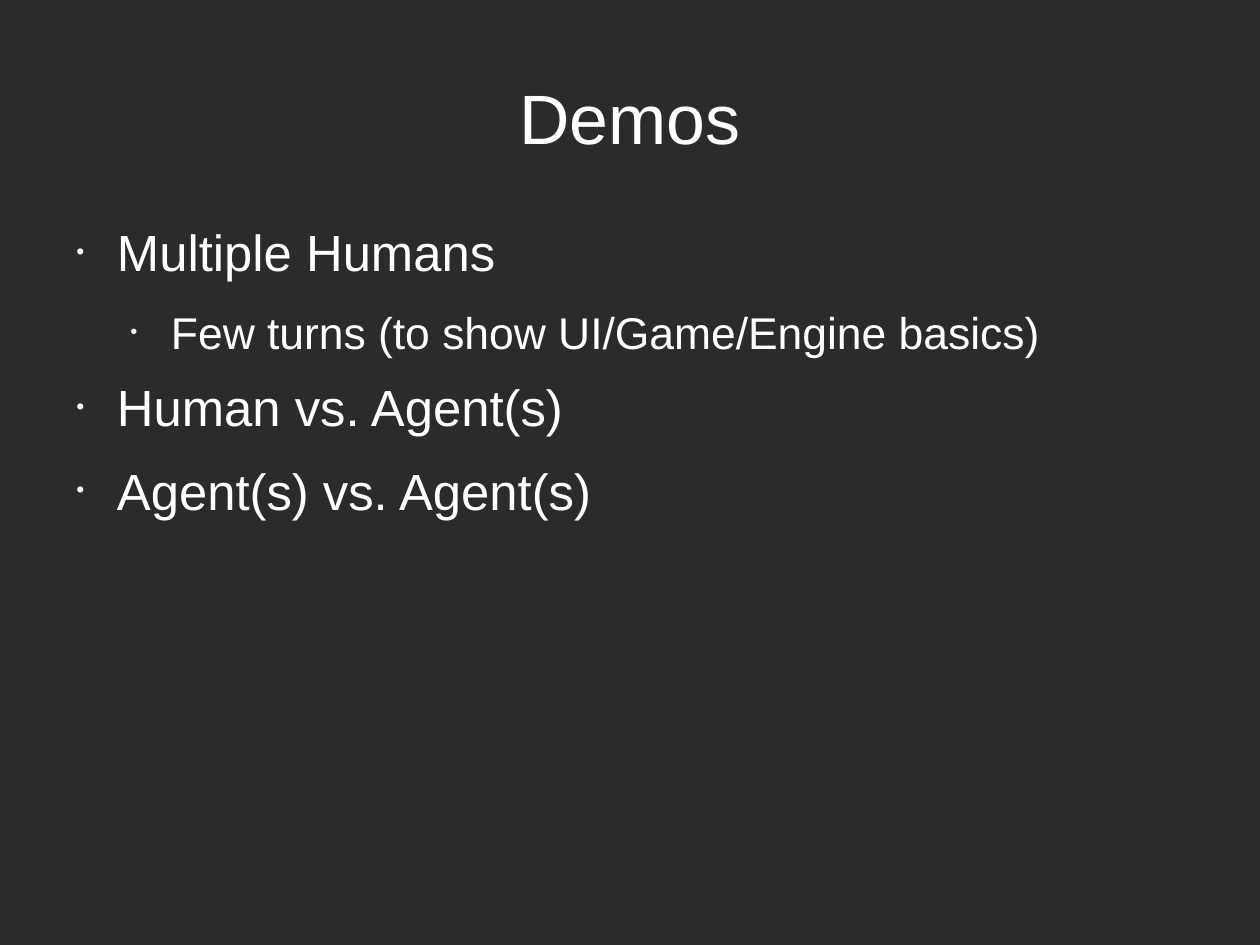
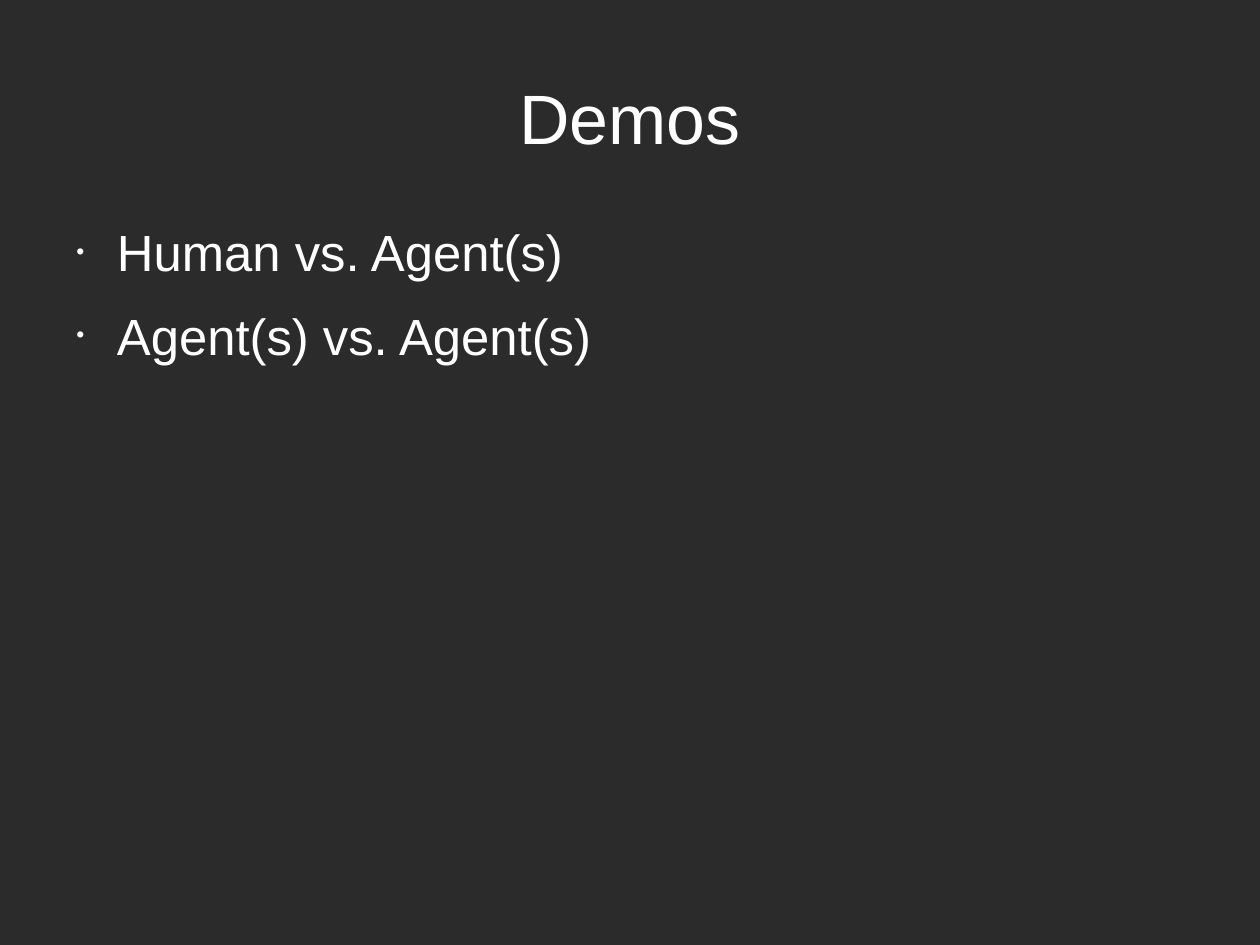
Before and after one commit to serenserifoglu/sharpscrabble, a slide deck: slide 11 of docs/SharpScrabble.odp. Drawn at 1260x945 pixels with LibreOffice and Linux fonts; fonts in the diff are those of the drawing; background and template pictures are left out; a plain dark background stands for a picture behind light text. Boxes give left, top, right and bottom in pixels: in the first picture for what was removed or moved away, otherwise in the second. Text is boxed around its words. In the diff, an @@ line names an element or a change of style, - is before the commit and + after.

Commit message:
Adding GameState to setup; docs for comparison of utility functions

```diff
--- a/docs/SharpScrabble.odp
+++ b/docs/SharpScrabble.odp
@@ text at <box>117,234,1040,358</box>: paragraphs removed @@
-• Multiple Humans
-  • Few turns (to show UI/Game/Engine basics)
```
Also in this commit, not shown: 2 other slides changed, 1 slide added, 7 other files.
